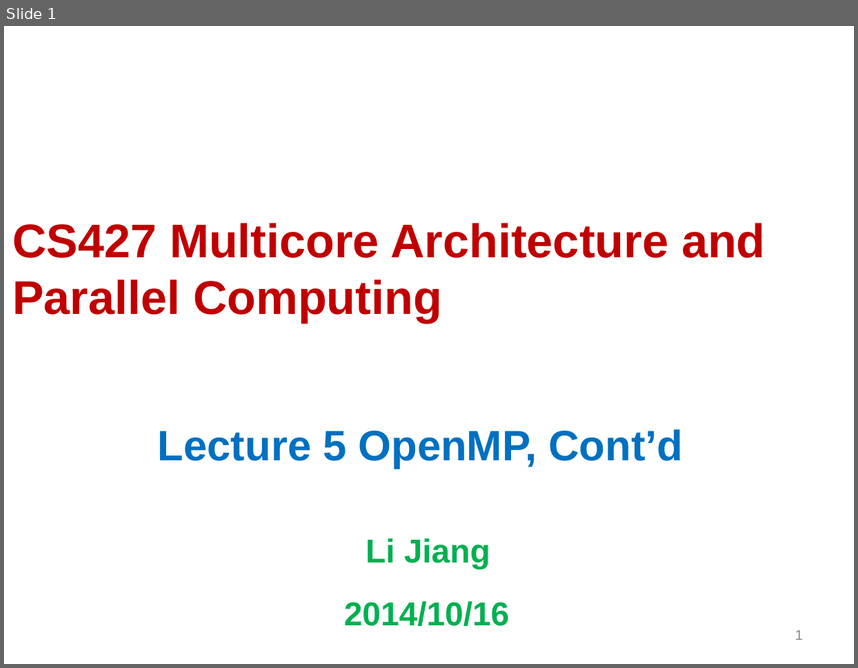
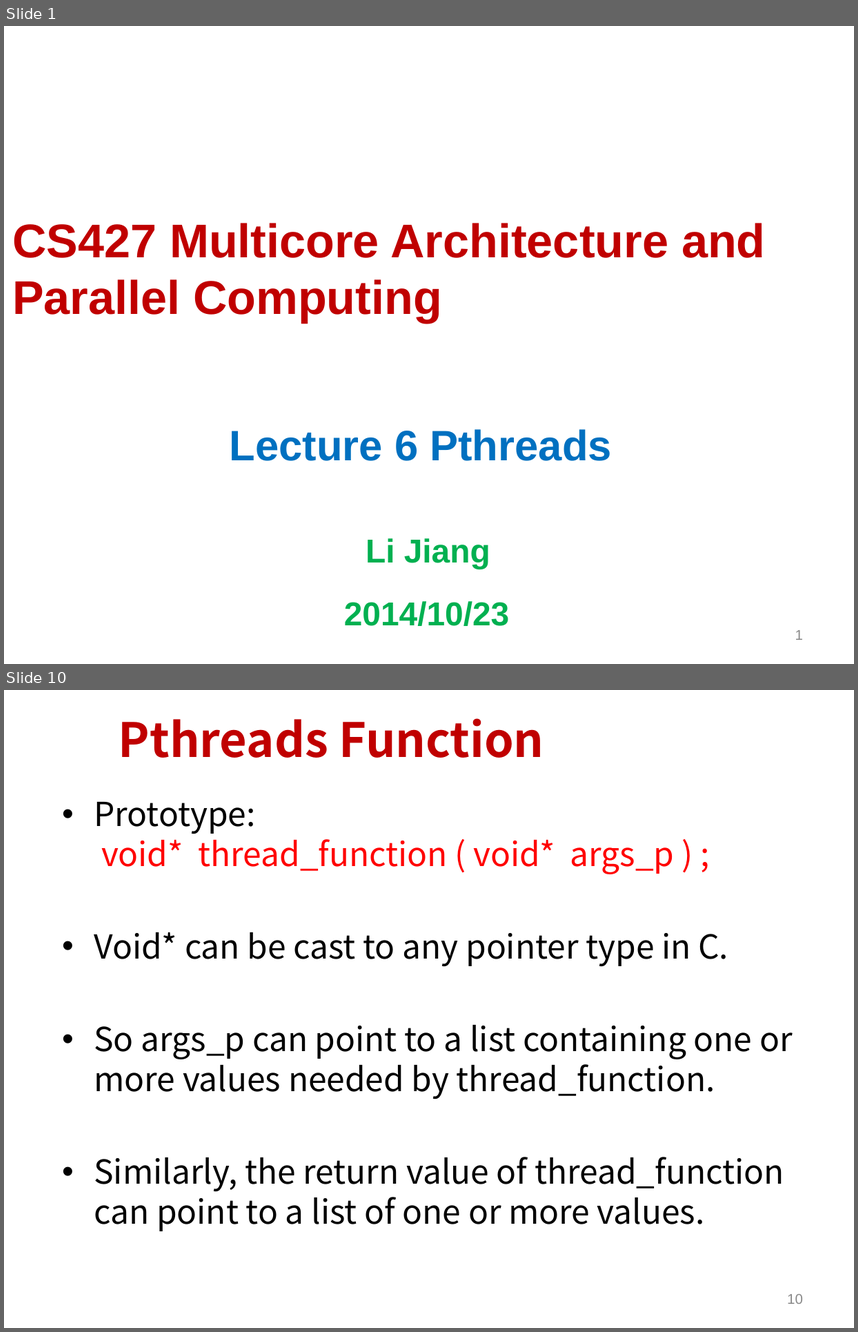
Before and after one commit to Tevic/CS427, a slide deck: files/Lecture05.pptx. Shown one above the other, each under a label of ours: slide 1 before the commit, slides 1 and 10 after it; the slides between them are not shown. The pictures are 858x668 and 858x1332 pixels, drawn with LibreOffice and Linux fonts; fonts in the diff are those of the drawing; background and template pictures are left out. Boxes give left, top, right and bottom in pixels: in the first picture for what was removed or moved away, otherwise in the second. Text is boxed around its words. In the diff, an @@ line names an element or a change of style, - is before the commit and + after.

```diff
--- a/files/Lecture05.pptx
+++ b/files/Lecture05.pptx
@@ slide 10 added at (4,690,854,1328), background #FFFFFF @@
@@ title added at (119,718,544,758), 40 pt, text #C00000, bold @@
+Pthreads Function
@@ text added at (94,802,793,1231), 28 pt, text #000000 @@
+• Prototype:
+  void* thread_function ( void* args_p ) ;
+• Void* can be cast to any pointer type in C.
+• So args_p can point to a list containing one or more values needed by thread_function.
+• Similarly, the return value of thread_function can point to a list of one or more values.
@@ page number added at (787,1294,803,1303), 12 pt, text #898989 @@
+10
@@ slide 1 changed as well @@
@@ subtitle at (230,429,611,461): text changed @@
-Lecture 5 OpenMP, Cont’d
+Lecture 6 Pthreads
@@ subtitle at (344,601,510,626): text changed @@
-2014/10/16
+2014/10/23
```
Also in this commit, not shown: 1 other slide changed, 48 other slides added, 43 slides removed, 15 other files.
